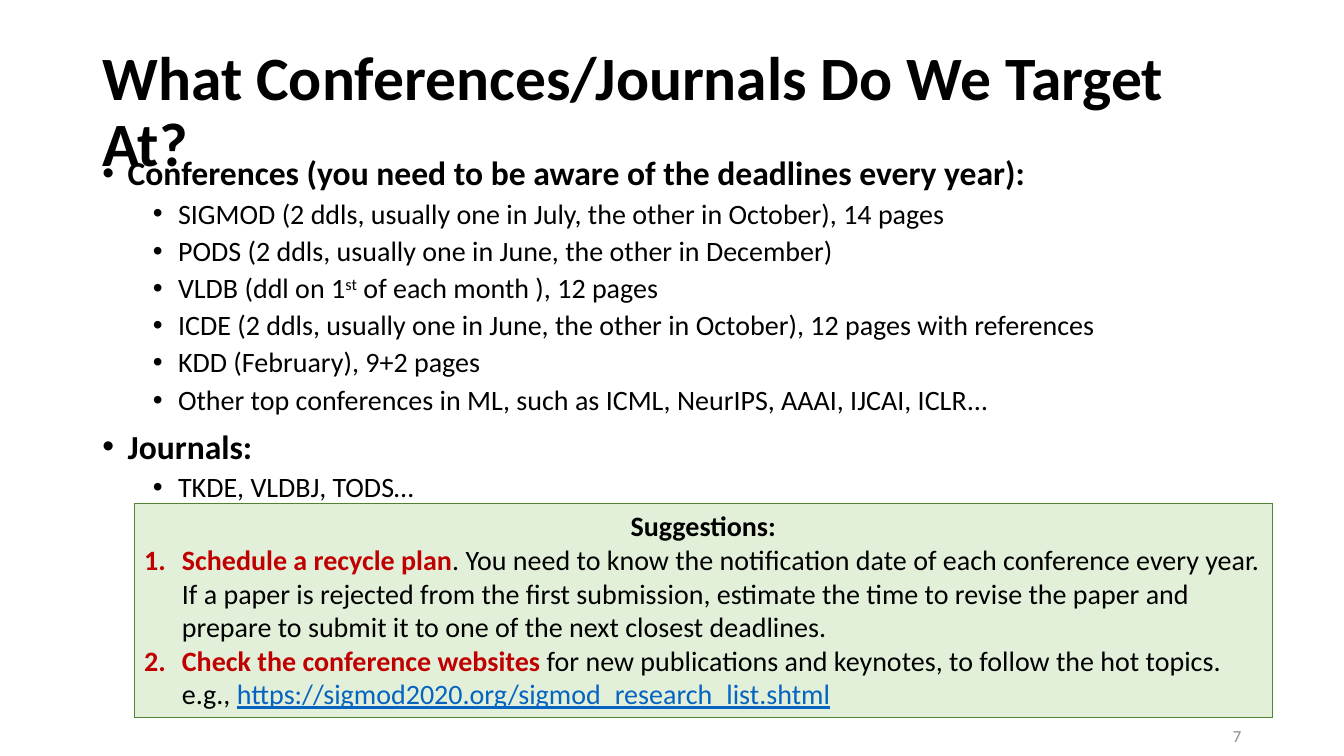
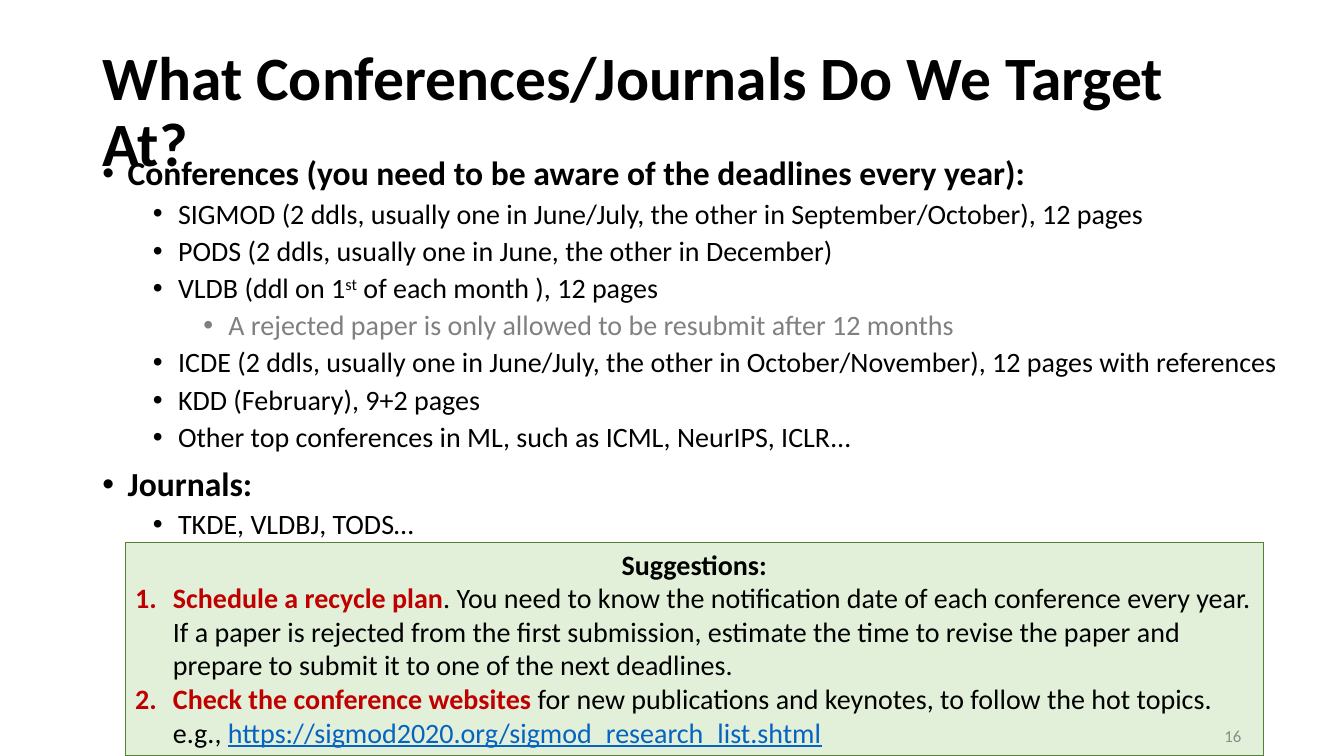
Before and after one commit to heathersherry/Knowledge-Graph-Tutorials-and-Papers, a slide deck: slide 16 of research suggestions.pptx (slide 7 before the commit). Drawn at 1344x756 pixels with LibreOffice and Linux fonts; fonts in the diff are those of the drawing. Boxes give left, top, right and bottom in pixels: in the first picture for what was removed or moved away, otherwise in the second. Text is boxed around its words. In the diff, an @@ line names an element or a change of style, - is before the commit and + after.

Commit message:
upload ppt

```diff
--- a/research suggestions.pptx
+++ b/research suggestions.pptx
@@ text at [178, 203, 1143, 229]: text changed @@
-  • SIGMOD (2 ddls, usually one in July, the other in October), 14 pages
+  • SIGMOD (2 ddls, usually one in June/July, the other in September/October), 12 pages
@@ text at [178, 315, 1276, 377]: text changed @@
-  • ICDE (2 ddls, usually one in June, the other in October), 12 pages with references
+    • A rejected paper is only allowed to be resubmit after 12 months
+  • ICDE (2 ddls, usually one in June/July, the other in October/November), 12 pages with references
@@ text at [178, 427, 850, 452]: text changed @@
-  • Other top conferences in ML, such as ICML, NeurIPS, AAAI, IJCAI, ICLR…
+  • Other top conferences in ML, such as ICML, NeurIPS, ICLR…
@@ rectangle "Suggestions:": place and size @@
-rectangle "Suggestions:" at [134, 504, 1272, 718]
+rectangle "Suggestions:" at [125, 542, 1263, 756]
@@ text in rectangle at [173, 588, 1250, 680]: text changed @@
-1. Schedule a recycle plan. You need to know the notification date of each conference every year. If a paper is rejected from the first submission, estimate the time to revise the paper and prepare to submit it to one of the next closest deadlines.
+1. Schedule a recycle plan. You need to know the notification date of each conference every year. If a paper is rejected from the first submission, estimate the time to revise the paper and prepare to submit it to one of the next deadlines.
@@ page number at [1224, 731, 1241, 742]: text changed @@
-7
+16
```
Also in this commit, not shown: 16 other slides changed, 15 slides added.
